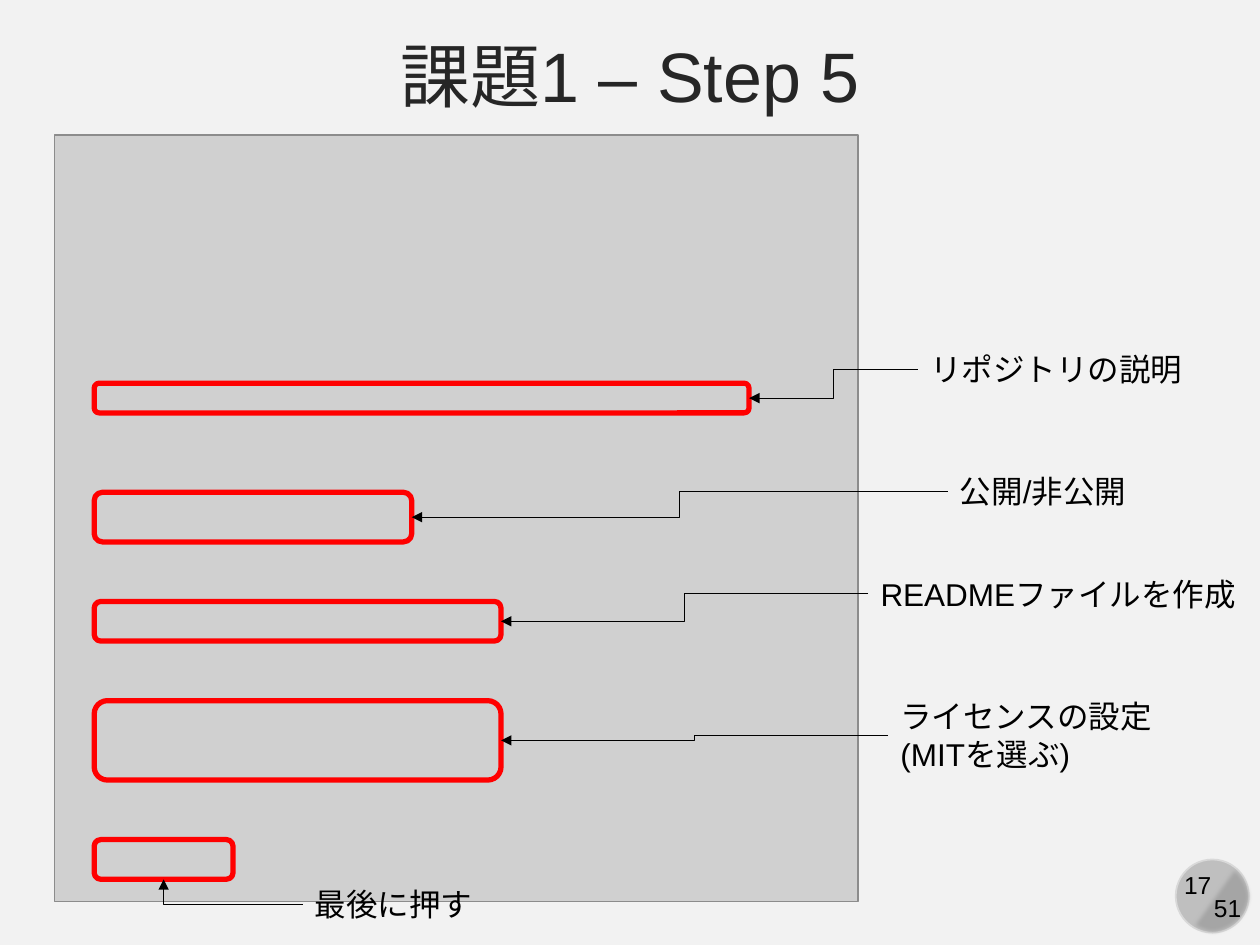
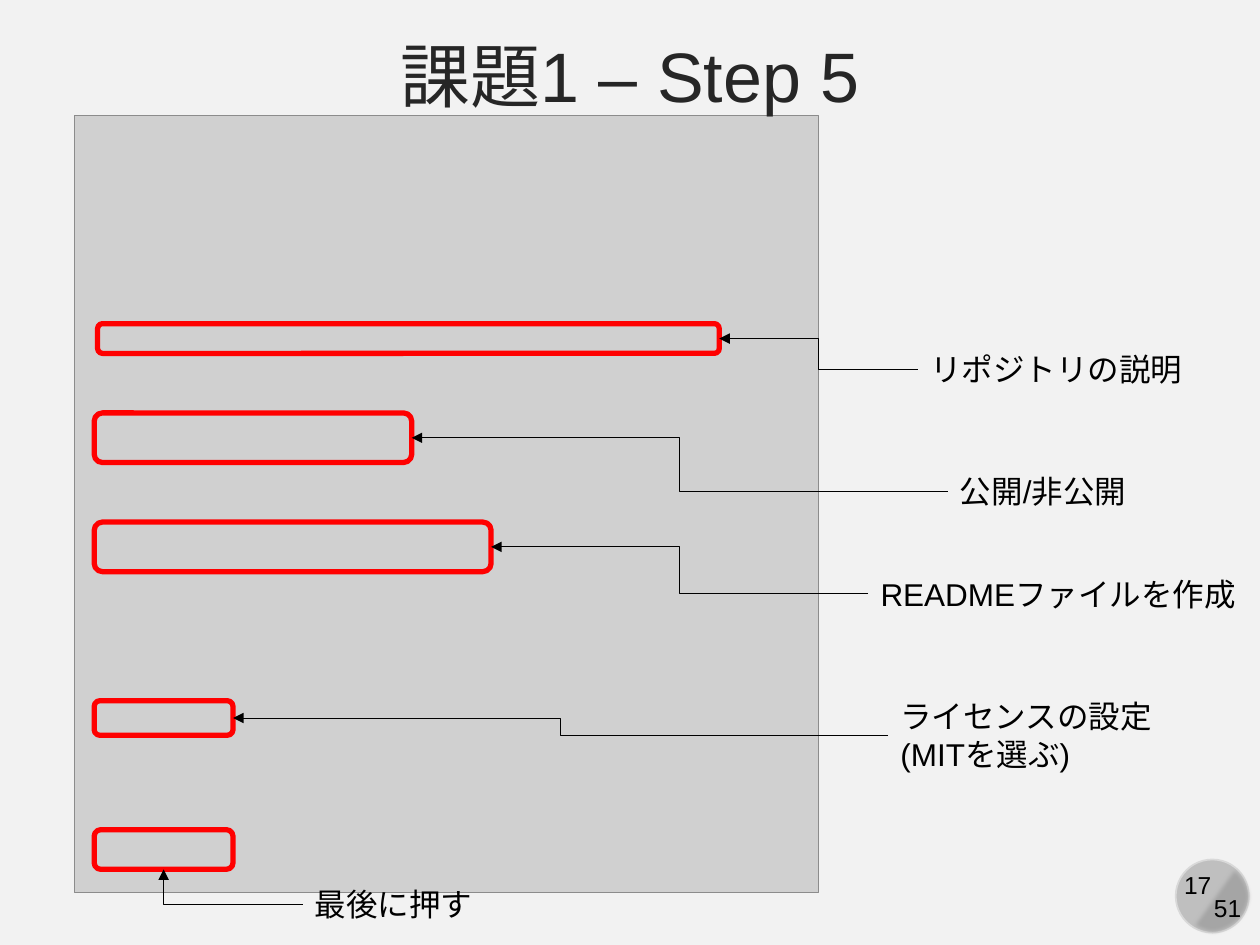
Before and after one commit to kaityo256/github, a slide deck: slide 17 of practice_github_basic/fig/slide.pptx. Drawn at 1260x945 pixels with LibreOffice and Linux fonts; fonts in the diff are those of the drawing; grey boxes stand for pictures. Boxes give left, top, right and bottom in pixels: in the first picture for what was removed or moved away, otherwise in the second. Text is boxed around its words. In the diff, an @@ line names an element or a change of style, - is before the commit and + after.

```diff
--- a/practice_github_basic/fig/slide.pptx
+++ b/practice_github_basic/fig/slide.pptx
@@ picture: place and size @@
-picture at [54, 135, 858, 901]
+picture at [74, 116, 819, 893]
@@ rounded rectangle: place and size @@
-rounded rectangle at [94, 383, 750, 413]
+rounded rectangle at [97, 324, 718, 354]
@@ elbow arrow moved from (917, 369) - (748, 398) to (917, 369) - (719, 339) @@
@@ rounded rectangle: place and size @@
-rounded rectangle at [94, 493, 412, 542]
+rounded rectangle at [94, 413, 412, 462]
@@ elbow arrow moved from (948, 491) - (412, 517) to (948, 491) - (412, 437) @@
@@ rounded rectangle: place and size @@
-rounded rectangle at [94, 601, 501, 640]
+rounded rectangle at [94, 522, 491, 571]
@@ elbow arrow moved from (868, 593) - (501, 621) to (868, 593) - (491, 547) @@
@@ rounded rectangle: place and size @@
-rounded rectangle at [94, 701, 501, 780]
+rounded rectangle at [94, 701, 233, 735]
@@ elbow arrow moved from (888, 736) - (501, 741) to (888, 736) - (233, 718) @@
@@ rounded rectangle: place and size @@
-rounded rectangle at [94, 839, 233, 878]
+rounded rectangle at [94, 829, 233, 868]
@@ elbow arrow moved from (302, 905) - (164, 879) to (302, 905) - (164, 869) @@
```
Also in this commit, not shown: 10 other slides changed, 4 slides added, 2 slides removed, 1 other file.
